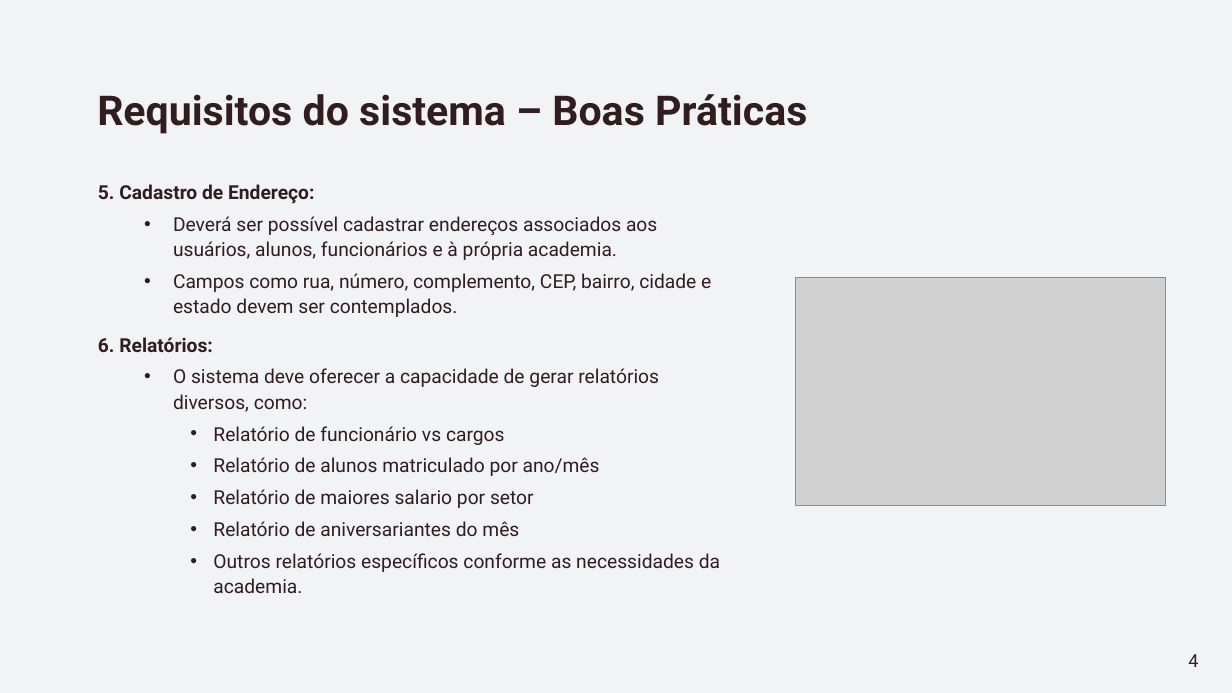
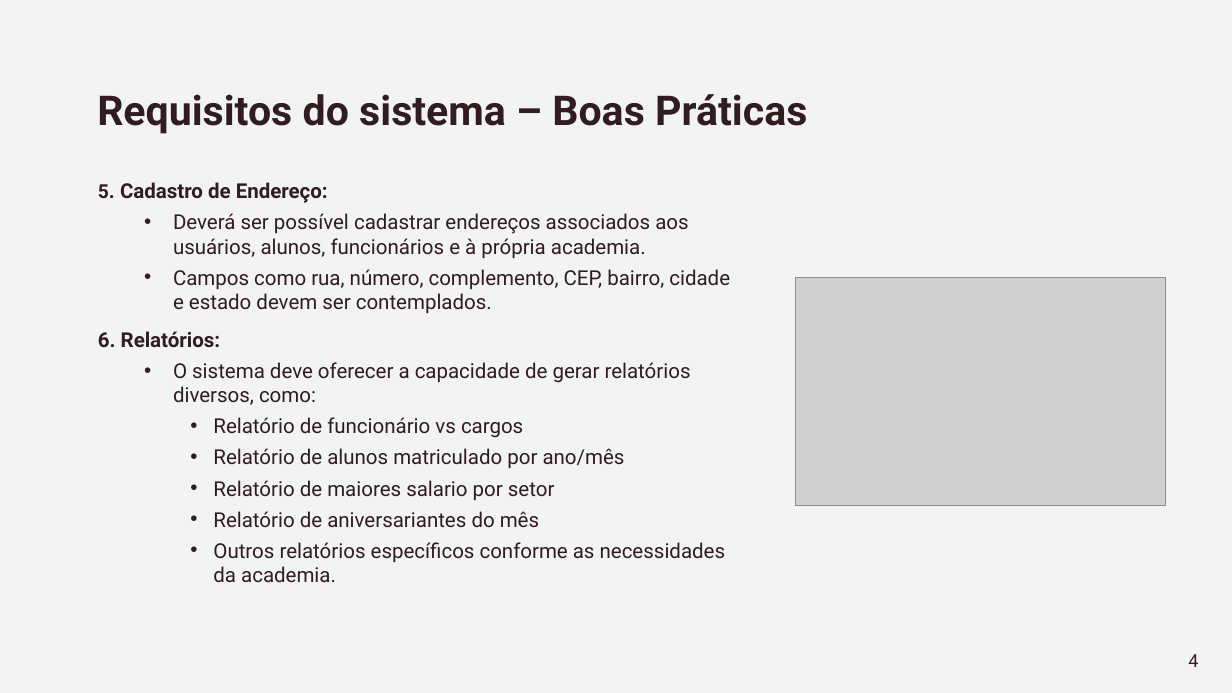
Before and after one commit to eder-ferreira/academia, a slide deck: slide 4 of Documentos/Apresentação -Gestão de Academia.pptx. Drawn at 1232x693 pixels with LibreOffice and Linux fonts; fonts in the diff are those of the drawing; grey boxes stand for pictures. Boxes give left, top, right and bottom in pixels: in the first picture for what was removed or moved away, otherwise in the second. Text is boxed around its words. In the diff, an @@ line names an element or a change of style, - is before the commit and + after.

```diff
--- a/Documentos/Apresentação -Gestão de Academia.pptx
+++ b/Documentos/Apresentação -Gestão de Academia.pptx
@@ text "5. Cadastro de Endereço:" at box(98, 182, 730, 582): size 15 to 16 pt; line spacing 1.1 to 1 @@
```
Also in this commit, not shown: 7 other slides changed, 18 other files.
